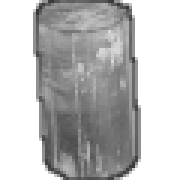
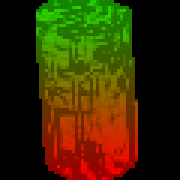
Layered file, before and after one edit (180px x 180px). Changes by layer:
hid "outline" over (x1=33, y1=0, x2=141, y2=180)
hid "Pasted Layer" over (x1=36, y1=0, x2=138, y2=180)
added layer "mask-reflection" above "mask-COLOR-2" over (x1=36, y1=0, x2=138, y2=180)
added layer "mask-COLOR-2" above "mask-COLOR-1" over (x1=36, y1=0, x2=138, y2=171)
added layer "mask-COLOR-1" above "mask-BG" over (x1=36, y1=0, x2=138, y2=180)
added layer "mask-BG" over (x1=0, y1=0, x2=180, y2=180)
